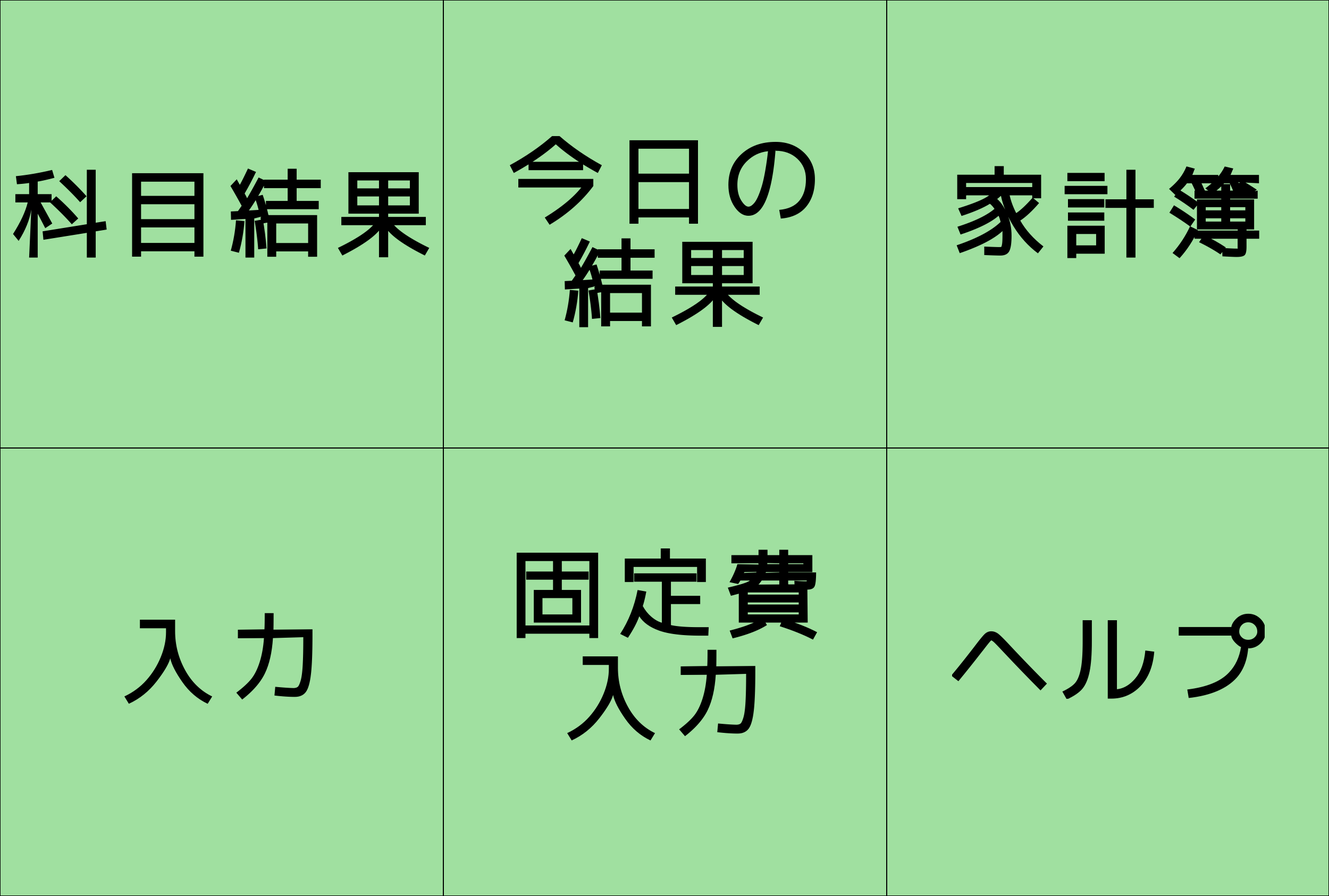
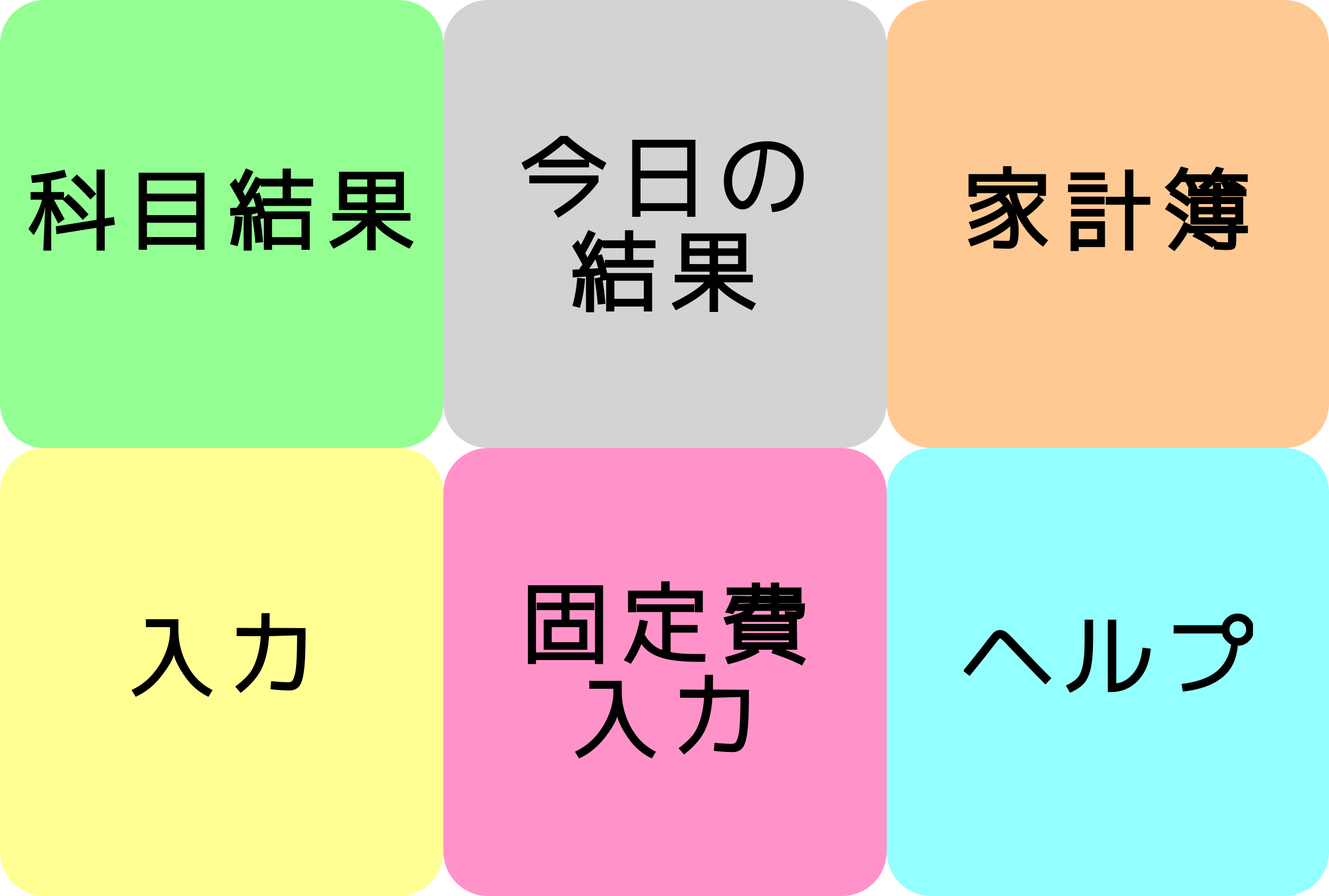
Layers edited between the first and the second 1329x896 image:
renamed "... #5" to "... #3", painted on it over [124, 612, 313, 705]
painted on "... #4" over [516, 548, 818, 760]
renamed "... #3" to "... #5", painted on it over [952, 613, 1265, 700]
painted on "... #2" over [956, 165, 1260, 259]
painted on "... #1" over [509, 135, 816, 328]
painted on "..." over [12, 168, 430, 258]
painted on "背景" over [0, 0, 1329, 896]
